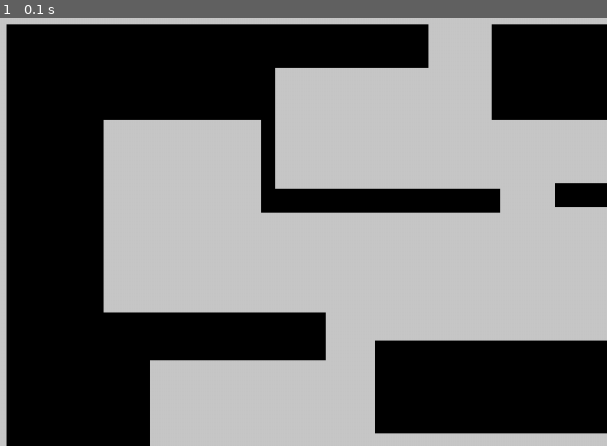
Above: before the commit, frame 1.
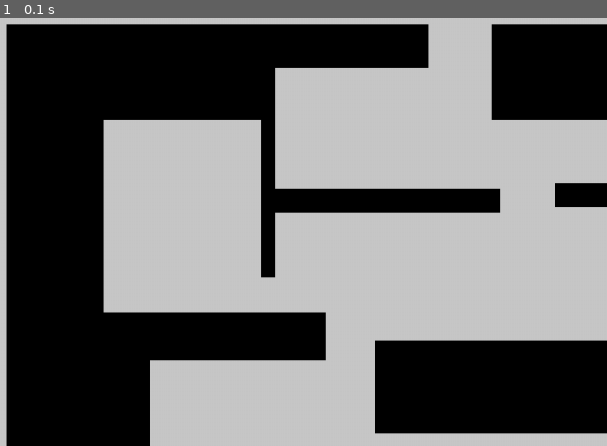
Above: after the commit, the same moment.

Repository: dast3rr/pygameproject_2DPlaformer
Game: pygame game, started from code/main.py
Two runs of this game, one before a commit and one after it. Both use one fixed random seed, a clock stepped at 60 frames per second and the inputs below.
Inputs:
- Up to frame 1 (0.1 s): no input

The runs differ from the first frame. In frame 1, 0.4% of the frame differs, in the area x 42-46%, y 45-61%.

Commit message:
Добавил стенку на спавне

Diff:
--- a/code/data.py
+++ b/code/data.py
@@ -1,5 +1,5 @@
 cords = [
     (0, 0, 69, 391), (0, 0, 191, 68), (0, 205, 102, 186), (0, 205, 227, 34), (0, 329, 647, 62), (0, 0, 300, 31),
-    (345, 0, 302, 68), (181, 0, 10, 117), (181, 117, 170, 17), (582, 0, 65, 391), (262, 225, 166, 66),
+    (345, 0, 302, 68), (181, 0, 10, 180), (181, 117, 170, 17), (582, 0, 65, 391), (262, 225, 166, 66),
     (345, 0, 302, 31), (452, 223, 192, 74), (390, 113, 160, 17), (502, 168, 48, 30)
 ]
